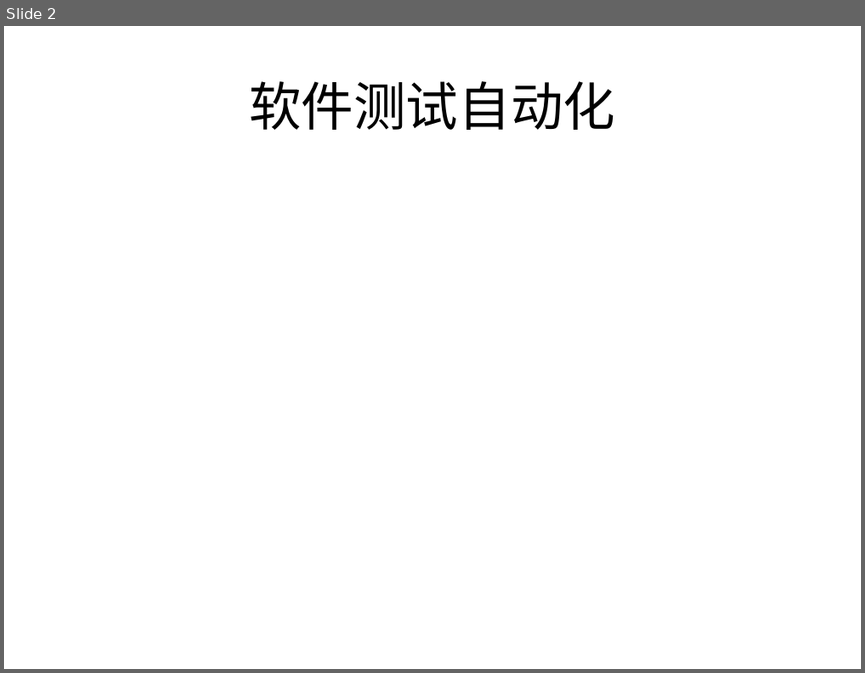
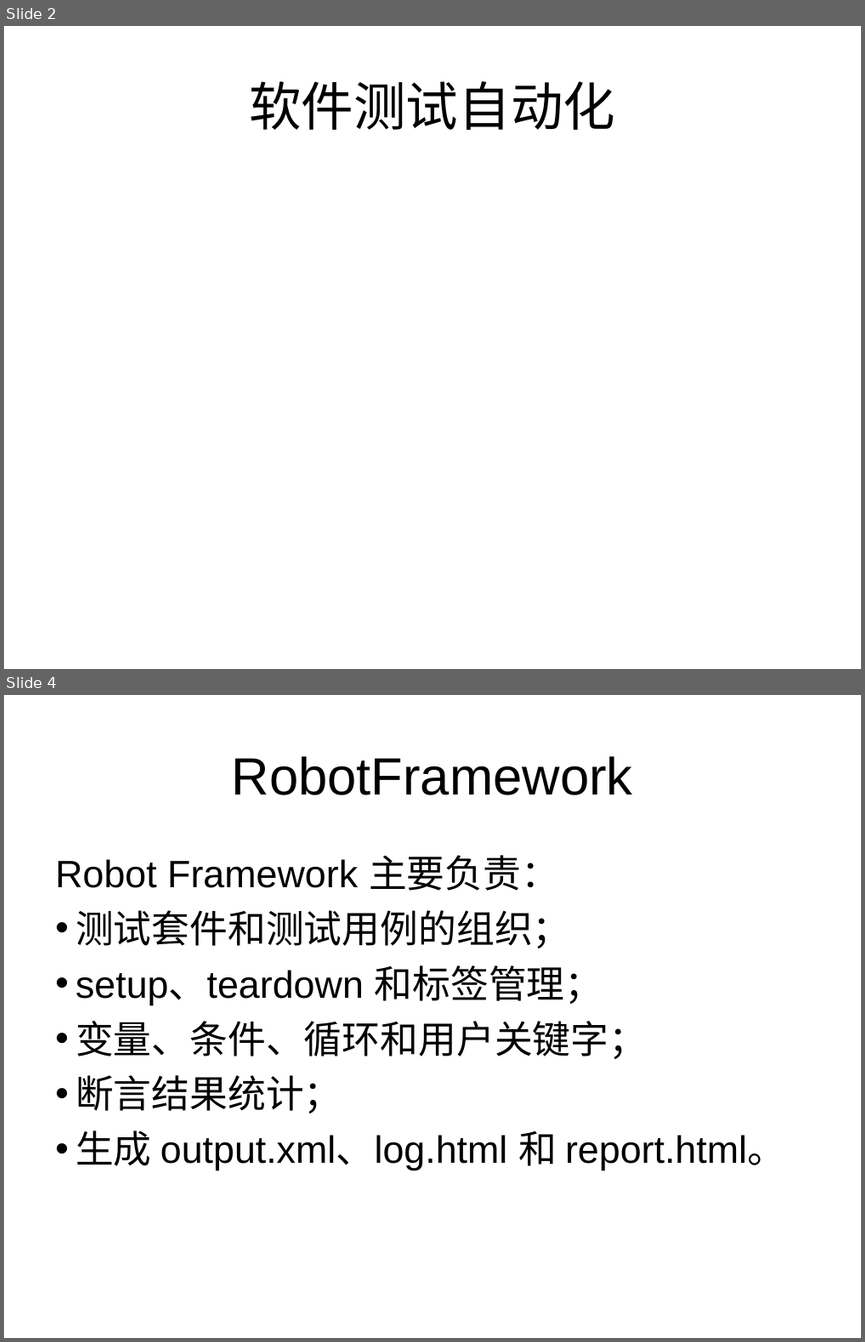
Before and after one commit to CC-coder-GSG/SurveyMasterAutoTesting, a slide deck: docs/测量大师自动化测试.ppt. Shown one above the other, each under a label of ours: slide 2 before the commit, slides 2 and 4 after it; the slides between them are not shown. The pictures are 865x673 and 865x1342 pixels, drawn with LibreOffice and Linux fonts; fonts in the diff are those of the drawing. Boxes give left, top, right and bottom in pixels: in the first picture for what was removed or moved away, otherwise in the second. Text is boxed around its words. In the diff, an @@ line names an element or a change of style, - is before the commit and + after.

Commit message:
docs: add Robot Framework and Appium training materials

```diff
--- a/docs/测量大师自动化测试.ppt
+++ b/docs/测量大师自动化测试.ppt
@@ slide 4 added at (4,695,861,1338), background #FFFFFF @@
@@ title added at (232,756,633,795), 44 pt, text #000000 @@
+RobotFramework
@@ text added at (55,855,785,1170), 32 pt, text #000000 @@
+Robot Framework 主要负责：
+• 测试套件和测试用例的组织；
+• setup、teardown 和标签管理；
+• 变量、条件、循环和用户关键字；
+• 断言结果统计；
+• 生成 output.xml、log.html 和 report.html。
```
Also in this commit, not shown: 9 other slides added, 1 slide removed, 1 other file.
